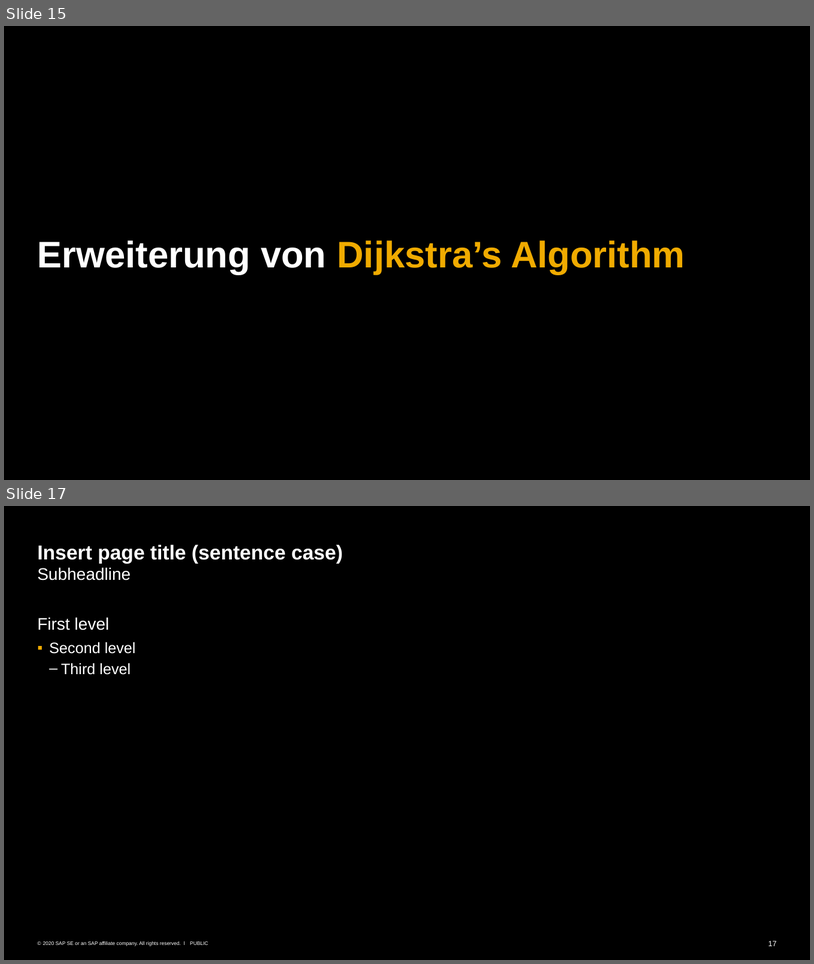
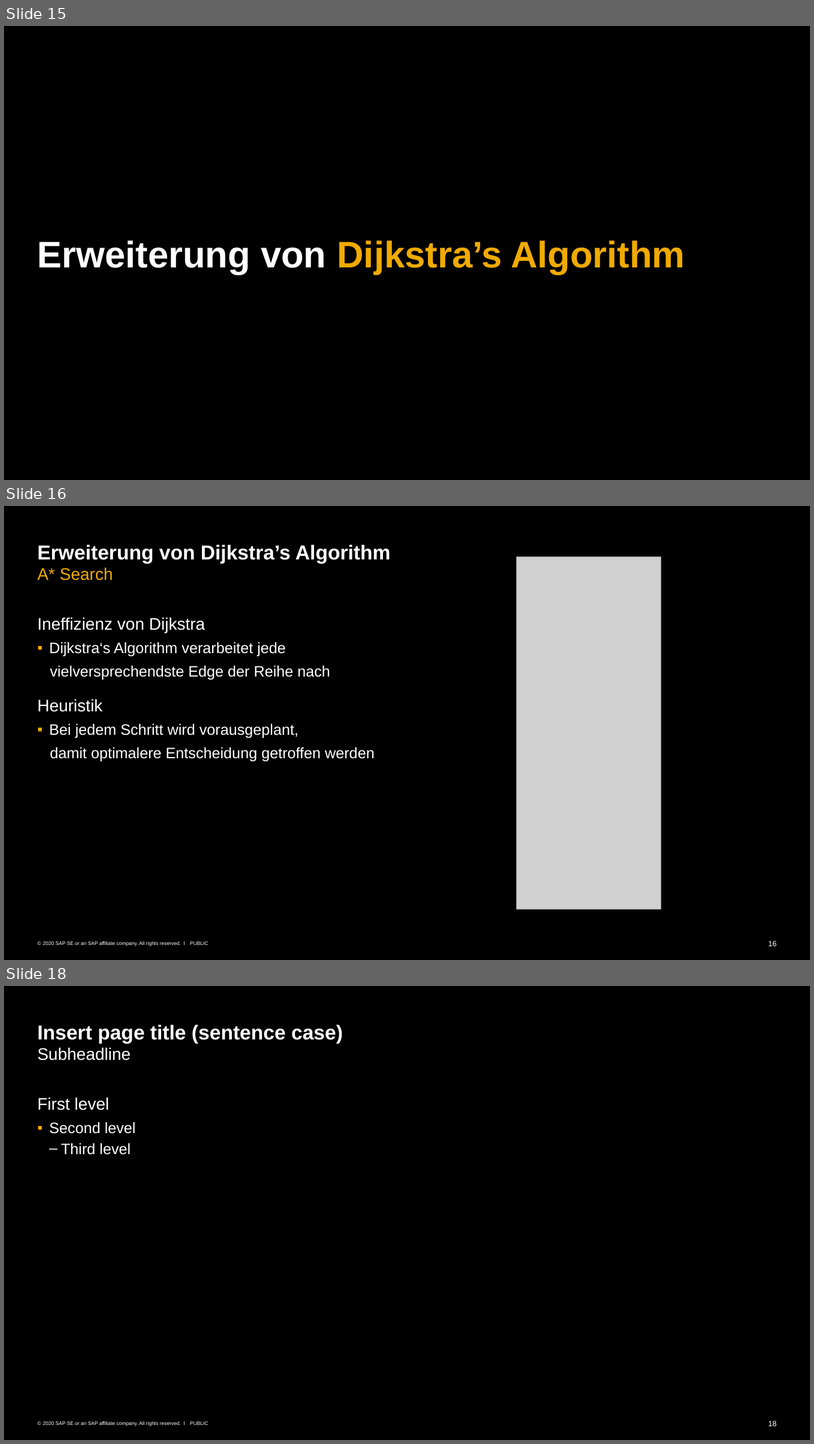
Before and after one commit to Andre-Gilbert/Dijkstra-Shortest-Path, a slide deck: docs/ALG_7_Graphen_Dijkstra.pptx. Shown one above the other, each under a label of ours: slides 15 and 17 before the commit, slides 15, 16 and 18 after it; the slides between them are not shown. The pictures are 814x964 and 814x1444 pixels, drawn with LibreOffice and Linux fonts; fonts in the diff are those of the drawing; grey boxes stand for pictures. Boxes give left, top, right and bottom in pixels: in the first picture for what was removed or moved away, otherwise in the second. Text is boxed around its words. In the diff, an @@ line names an element or a change of style, - is before the commit and + after.

```diff
--- a/docs/ALG_7_Graphen_Dijkstra.pptx
+++ b/docs/ALG_7_Graphen_Dijkstra.pptx
@@ slide 16 added at box(4, 506, 810, 960), background #000000; not listed: 3 template elements that a slide beside it also shows @@
@@ title added at box(38, 544, 391, 580), 24 pt, text #FFFFFF, bold @@
+Erweiterung von Dijkstra’s Algorithm
+A* Search
@@ picture added at box(516, 557, 662, 909) @@
@@ text added at box(38, 617, 375, 762), 18 pt, text #FFFFFF @@
+Ineffizienz von Dijkstra
+  ▪ Dijkstra‘s Algorithm verarbeitet jede
+  vielversprechendste Edge der Reihe nach
+Heuristik
+  ▪ Bei jedem Schritt wird vorausgeplant,
+  damit optimalere Entscheidung getroffen werden
@@ what was slide 17 is now slide 18 @@
@@ page number at box(768, 1420, 777, 1426): text changed @@
-17
+18
```
Also in this commit, not shown: 5 slides changed.
